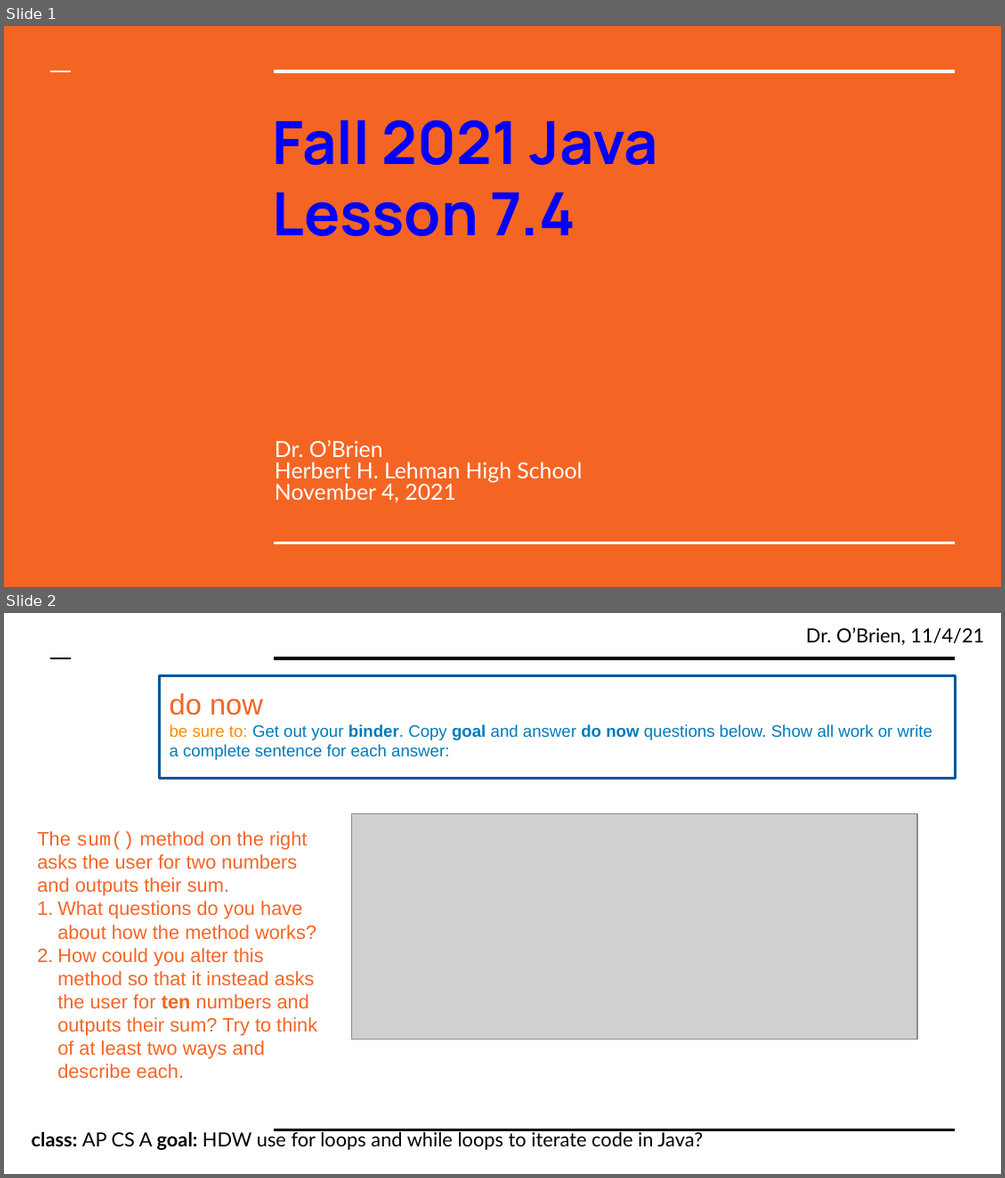
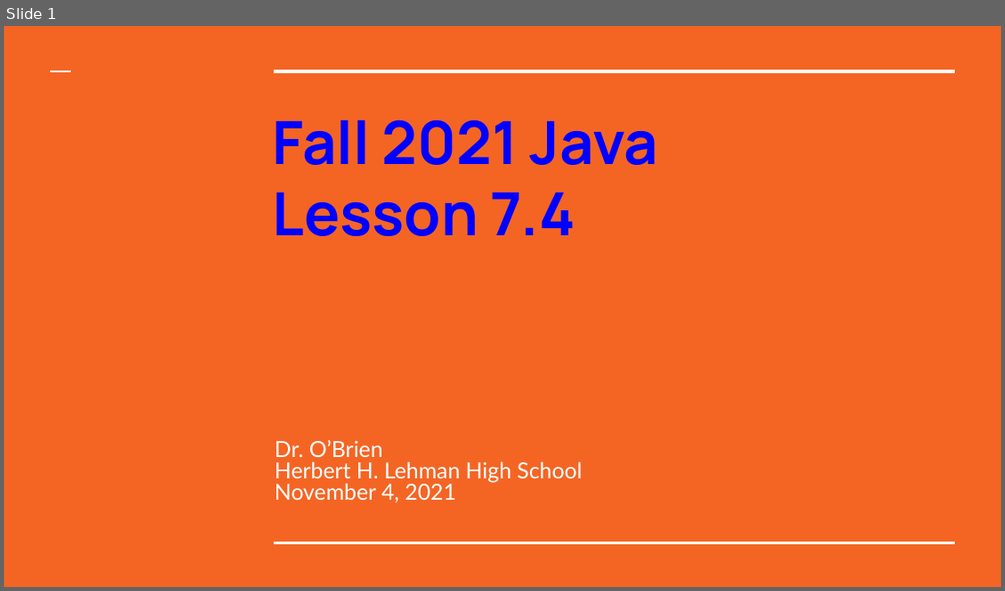
Before and after one commit to cobrien87/work, a slide deck: old/lesson_74_java.pptx. Shown one above the other, each under a label of ours: slides 1 and 2 before the commit, slide 1 after it. The pictures are 1005x1178 and 1005x591 pixels, drawn with LibreOffice and Linux fonts; fonts in the diff are those of the drawing; grey boxes stand for pictures; background and template pictures are left out. Boxes give left, top, right and bottom in pixels: in the first picture for what was removed or moved away, otherwise in the second. Text is boxed around its words. In the diff, an @@ line names an element or a change of style, - is before the commit and + after.

```diff
--- a/old/lesson_74_java.pptx
+++ b/old/lesson_74_java.pptx
@@ slide 2 removed at (4,613,1001,1174), background #FFFFFF @@
@@ text removed at (806,627,984,645) @@
-Dr. O’Brien, 11/4/21
@@ line removed from (51, 657) to (71, 657) @@
@@ line removed from (275, 657) to (955, 657) @@
@@ title removed at (160,676,956,779) @@
-do now
-be sure to: Get out your binder. Copy goal and answer do now questions below. Show all work or write a complete sentence for each answer:
@@ picture removed at (352,814,917,1039) @@
@@ text removed at (37,831,317,1078) @@
-The sum() method on the right asks the user for two numbers and outputs their sum.
-1. What questions do you have about how the method works?
-2. How could you alter this method so that it instead asks the user for ten numbers and outputs their sum? Try to think of at least two ways and describe each.
@@ text removed at (32,1129,703,1150) @@
-class: AP CS A goal: HDW use for loops and while loops to iterate code in Java?
@@ line removed from (275, 1129) to (955, 1129) @@
```
Also in this commit, not shown: 6 slides changed, 2 slides added, 10 other files.
